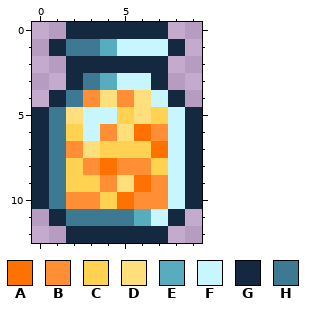
Pixel-art sprite, stored at Items/Acessory/FirestormBottle.png. The picture above was drawn from the file before the commit.
The file is 20x26 pixels, drawn in blocks of 2x2; one block is one cell here. Colours within 5 levels of each other are drawn and written as one.
Palette (. is transparent): A #ff7100  B #ff8e35  C #ffd351  D #ffde7c  E #57adbd  F #c8f6fe  G #142840  H #3e7994
The result:
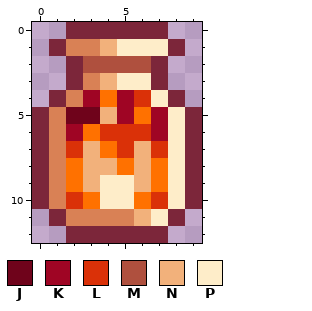
Colours new in this view: J #6f031b  K #9f0524  L #da3108  M #af503e  N #f2b17b  P #feedc9
The edit:
colour G: #142840 -> #7c263a
colour H: #3e7994 -> #d98155
y 1: x 4..7 EFFF -> NPPP
y 2: x 3..6 GGGG -> MMMM
y 3: x 4..6 EFF -> NPP
y 4: x 3..7 BDBDF -> KAKLP
y 5: x 2..8 DFFCDCF -> JJNKAKP
y 6: x 2..8 CFBDABF -> KALLLKP
y 7: x 2..8 BDCCCAF -> LNALNLP
y 8: x 2..8 CBABBCF -> ANNANAP
y 9: x 2..8 CCBDABF -> ANPPNAP
y 10: x 2..8 BBCABBF -> LAPPALP
y 11: x 6..7 EF -> NP
